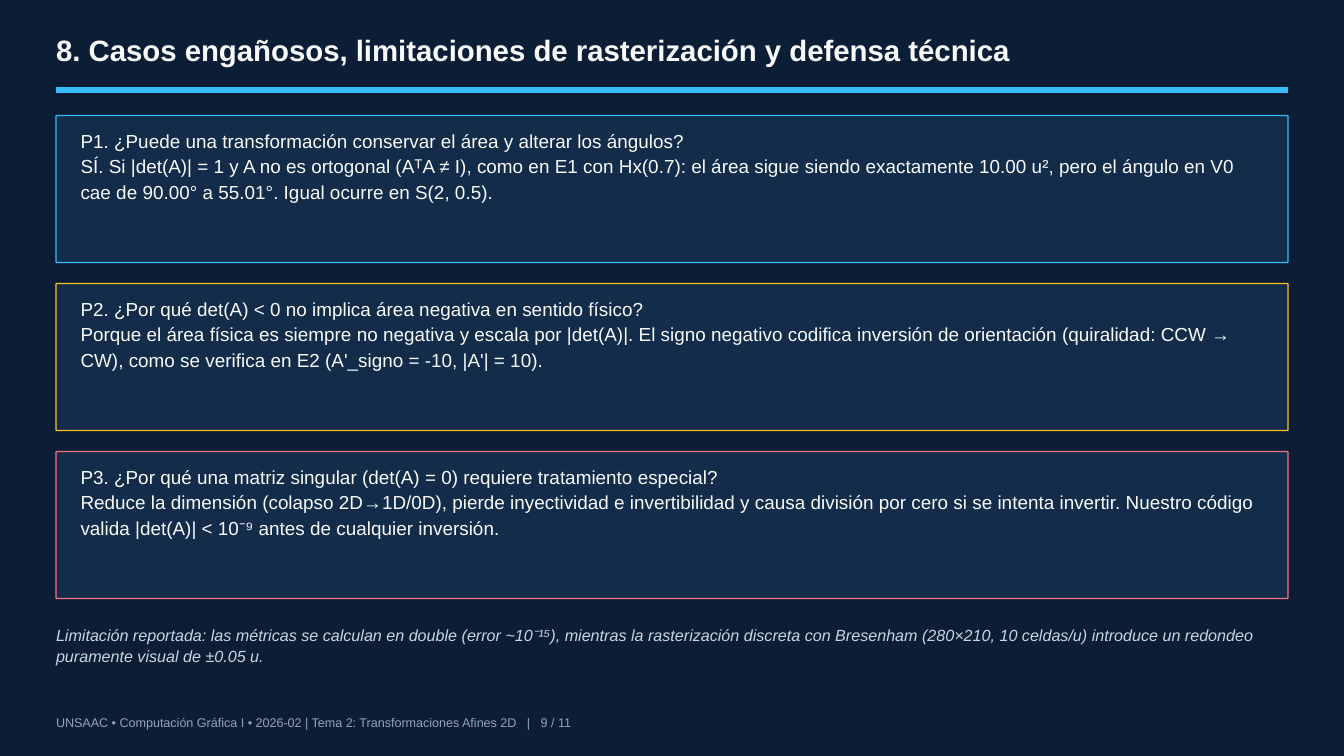
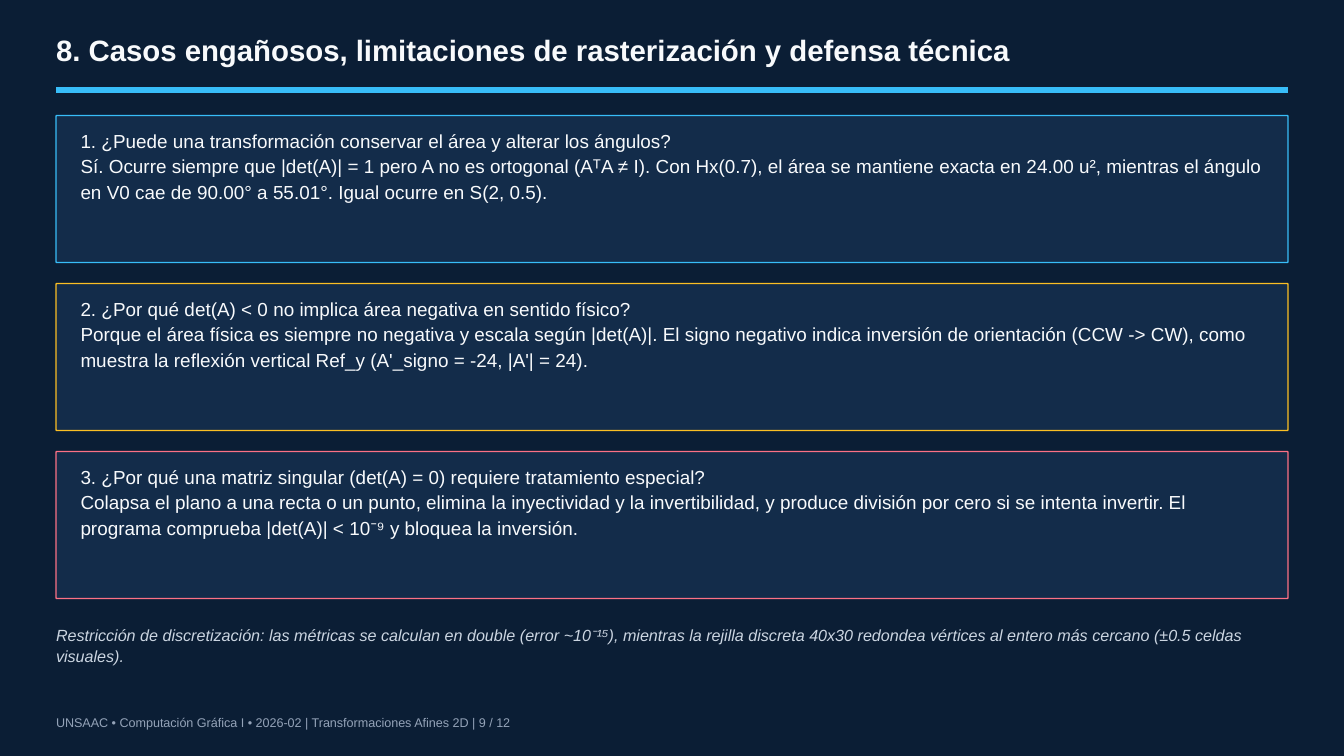
Before and after one commit to LucianFBC/cg1-tema2-transformaciones-afines-2d, a slide deck: slide 9 of presentacion/Presentacion_Tema2.pptx. Drawn at 1344x756 pixels with LibreOffice and Linux fonts; fonts in the diff are those of the drawing. Boxes give left, top, right and bottom in pixels: in the first picture for what was removed or moved away, otherwise in the second. Text is boxed around its words. In the diff, an @@ line names an element or a change of style, - is before the commit and + after.

```diff
--- a/presentacion/Presentacion_Tema2.pptx
+++ b/presentacion/Presentacion_Tema2.pptx
@@ text at <box>81,134,1261,203</box>: text changed @@
-P1. ¿Puede una transformación conservar el área y alterar los ángulos?
-SÍ. Si |det(A)| = 1 y A no es ortogonal (AᵀA ≠ I), como en E1 con Hx(0.7): el área sigue siendo exactamente 10.00 u², pero el ángulo en V0 cae de 90.00° a 55.01°. Igual ocurre en S(2, 0.5).
+1. ¿Puede una transformación conservar el área y alterar los ángulos?
+Sí. Ocurre siempre que |det(A)| = 1 pero A no es ortogonal (AᵀA ≠ I). Con Hx(0.7), el área se mantiene exacta en 24.00 u², mientras el ángulo en V0 cae de 90.00° a 55.01°. Igual ocurre en S(2, 0.5).
@@ text at <box>81,302,1245,371</box>: text changed @@
-P2. ¿Por qué det(A) < 0 no implica área negativa en sentido físico?
-Porque el área física es siempre no negativa y escala por |det(A)|. El signo negativo codifica inversión de orientación (quiralidad: CCW → CW), como se verifica en E2 (A'_signo = -10, |A'| = 10).
+2. ¿Por qué det(A) < 0 no implica área negativa en sentido físico?
+Porque el área física es siempre no negativa y escala según |det(A)|. El signo negativo indica inversión de orientación (CCW -> CW), como muestra la reflexión vertical Ref_y (A'_signo = -24, |A'| = 24).
@@ text at <box>81,470,1186,539</box>: text changed @@
-P3. ¿Por qué una matriz singular (det(A) = 0) requiere tratamiento especial?
-Reduce la dimensión (colapso 2D→1D/0D), pierde inyectividad e invertibilidad y causa división por cero si se intenta invertir. Nuestro código valida |det(A)| < 10⁻⁹ antes de cualquier inversión.
+3. ¿Por qué una matriz singular (det(A) = 0) requiere tratamiento especial?
+Colapsa el plano a una recta o un punto, elimina la inyectividad y la invertibilidad, y produce división por cero si se intenta invertir. El programa comprueba |det(A)| < 10⁻⁹ y bloquea la inversión.
@@ text at <box>56,629,1242,666</box>: text changed @@
-Limitación reportada: las métricas se calculan en double (error ~10⁻¹⁵), mientras la rasterización discreta con Bresenham (280×210, 10 celdas/u) introduce un redondeo puramente visual de ±0.05 u.
+Restricción de discretización: las métricas se calculan en double (error ~10⁻¹⁵), mientras la rejilla discreta 40x30 redondea vértices al entero más cercano (±0.5 celdas visuales).
@@ text at <box>56,718,510,730</box>: text changed @@
-UNSAAC • Computación Gráfica I • 2026-02 | Tema 2: Transformaciones Afines 2D | 9 / 11
+UNSAAC • Computación Gráfica I • 2026-02 | Transformaciones Afines 2D | 9 / 12
```
Also in this commit, not shown: 9 other slides changed, 1 slide added, 14 other files.
